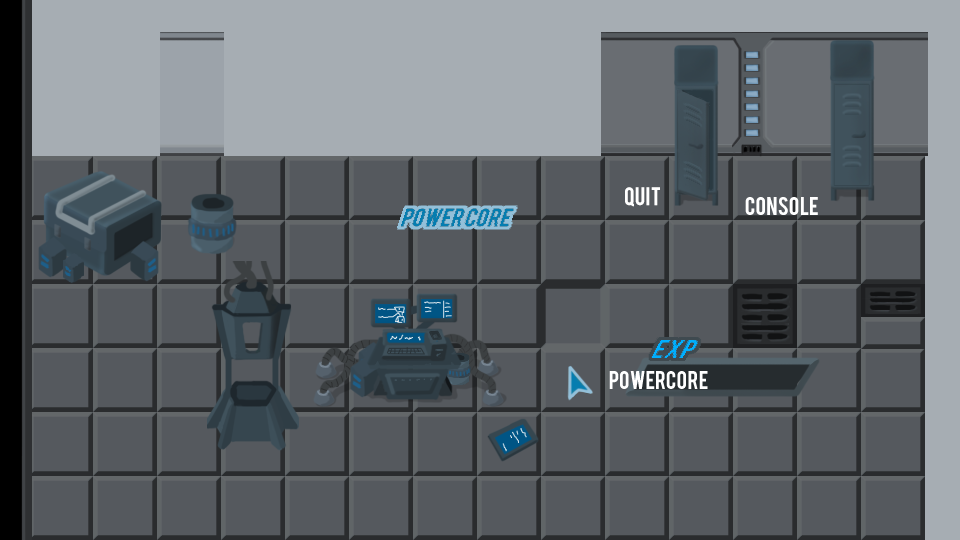
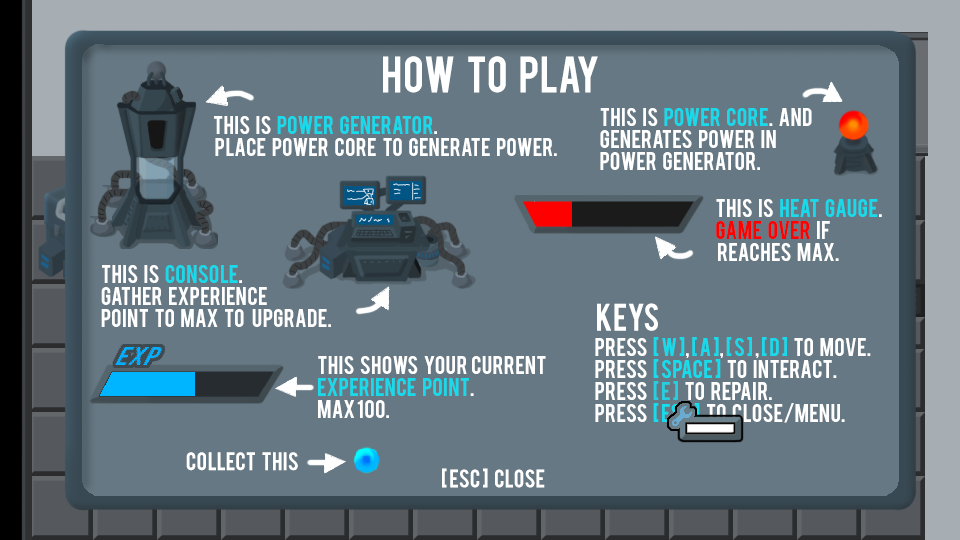
The second 960px x 540px image is a revision of the first. Changes to its layers:
added group "Group 7" with 3 layers above "Group 6" over [667, 401, 744, 443]
added layer "Layer 76" in group "Group 7" over [667, 401, 744, 443]
added group "Group 6" with 24 layers above "Layer 63" over [64, 29, 917, 511]
added layer "Layer 69" in group "Group 6" over [90, 59, 218, 249]
added layer "Layer 67" in group "Group 6" over [833, 109, 879, 177]
added layer "Layer 65" in group "Group 6" over [282, 175, 477, 290]
added layer "how to play" in group "Group 6" over [383, 56, 598, 93]
added layer "this is console. Gather experience point to max" in group "Group 6" over [101, 265, 331, 327]
added layer "Layer 71" in group "Group 6" over [513, 195, 705, 235]
added layer "this is power generator. place power core to g" in group "Group 6" over [214, 116, 557, 156]
added layer "this is power core. and generates power in po" in group "Group 6" over [600, 108, 812, 170]
added layer "Layer 72" in group "Group 6" over [88, 344, 285, 405]
added layer "this is heat gauge. game over if reaches max." in group "Group 6" over [716, 199, 882, 261]
added layer "this shows your current experience point. max 100." in group "Group 6" over [318, 356, 546, 418]
added layer "press [ w ], [ a ], [ s ] , [ d ] to move. press [ spac" in group "Group 6" over [595, 337, 871, 423]
added layer "Layer 64 copy" in group "Group 6" over [82, 44, 899, 496]
added layer "Layer 64" in group "Group 6" over [64, 29, 917, 511]
added layer "exit" above "resume" over [575, 397, 655, 444]
added layer "resume" above "back to menu" over [556, 301, 697, 348]
added layer "back to menu" above "Layer 61" over [430, 247, 682, 294]
added layer "Layer 61" above "Layer 62" over [385, 70, 577, 112]
added layer "Layer 62" above "Group 5" over [390, 76, 572, 107]
added group "Group 4" with 6 layers above "Layer 52" over [510, 355, 558, 402]
…and 18 more changes (18 added)
